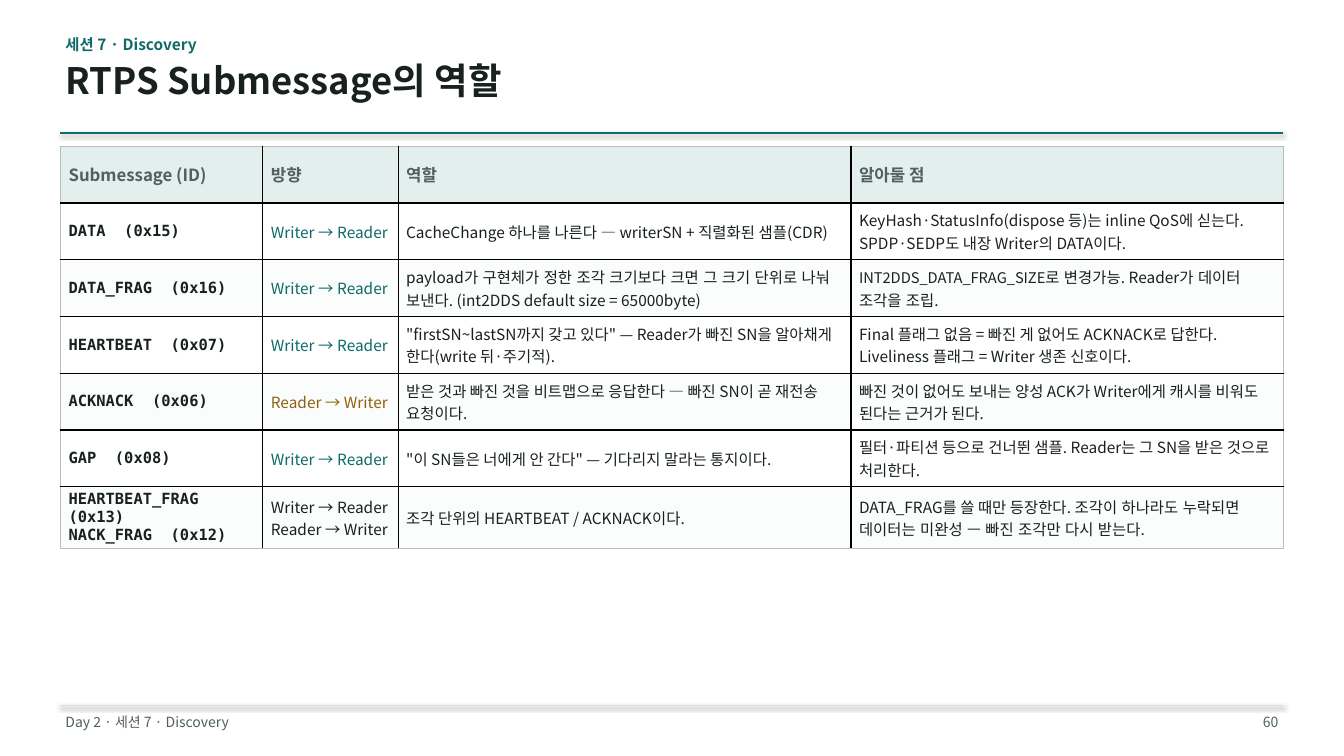
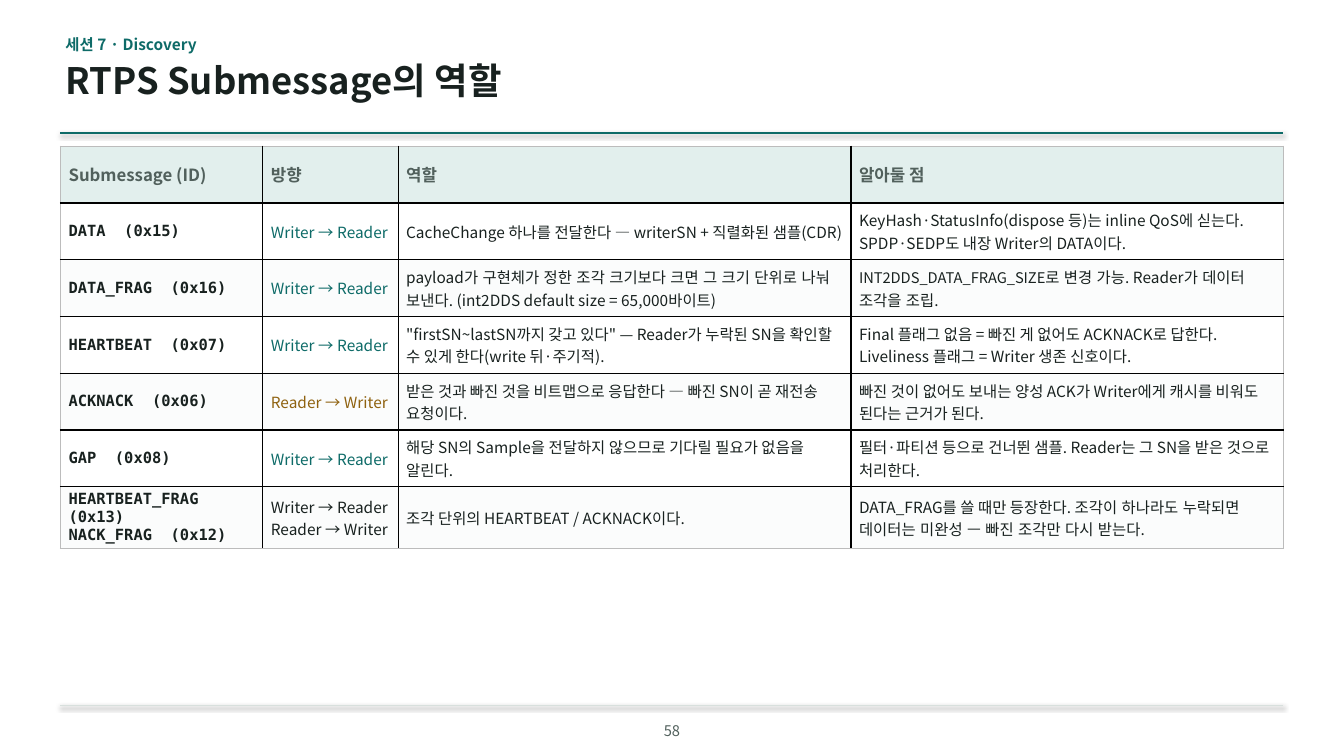
Before and after one commit to IntellectusCorp/int2DDS-lecture, a slide deck: slide 58 of int2dds-lecture-for-beginner.pptx (slide 60 before the commit). Drawn at 1344x756 pixels with LibreOffice and Linux fonts; fonts in the diff are those of the drawing; background and template pictures are left out. Boxes give left, top, right and bottom in pixels: in the first picture for what was removed or moved away, otherwise in the second. Text is boxed around its words. In the diff, an @@ line names an element or a change of style, - is before the commit and + after.

```diff
--- a/int2dds-lecture-for-beginner.pptx
+++ b/int2dds-lecture-for-beginner.pptx
@@ table at box(60, 146, 1284, 548) @@
-row 2, column 3: CacheChange 하나를 나른다 — writerSN + 직렬화된 샘플(CDR)
+row 2, column 3: CacheChange 하나를 전달한다 — writerSN + 직렬화된 샘플(CDR)
-row 3, column 3: payload가 구현체가 정한 조각 크기보다 크면 그 크기 단위로 나눠 보낸다. (int2DDS default size = 65000byte)
+row 3, column 3: payload가 구현체가 정한 조각 크기보다 크면 그 크기 단위로 나눠 보낸다. (int2DDS default size = 65,000바이트)
-row 3, column 4: INT2DDS_DATA_FRAG_SIZE로 변경가능. Reader가 데이터 조각을 조립.
+row 3, column 4: INT2DDS_DATA_FRAG_SIZE로 변경 가능. Reader가 데이터 조각을 조립.
@@ row 4, column 3: ""firstSN~lastSN까지 갖고 있다" — Reader가 빠진 SN을 알아채게 한다(write 뒤·주기적)." to ""firstSN~lastSN까지 갖고 있다" — Reader가 누락된 SN을 확인할 수 있게 한다(write 뒤·주기적)." @@
@@ row 6, column 3: ""이 SN들은 너에게 안 간다" — 기다리지 말라는 통지이다." to "해당 SN의 Sample을 전달하지 않으므로 기다릴 필요가 없음을 알린다." @@
@@ text removed at box(65, 715, 229, 730) @@
-Day 2 · 세션 7 · Discovery
@@ page number removed at box(1263, 716, 1279, 727) @@
-60
@@ page number added at box(664, 725, 680, 736), 10.5 pt, text #51605C @@
+58
```
Also in this commit, not shown: 111 other slides changed, 7 slides added, 10 slides removed, 1 other file.
